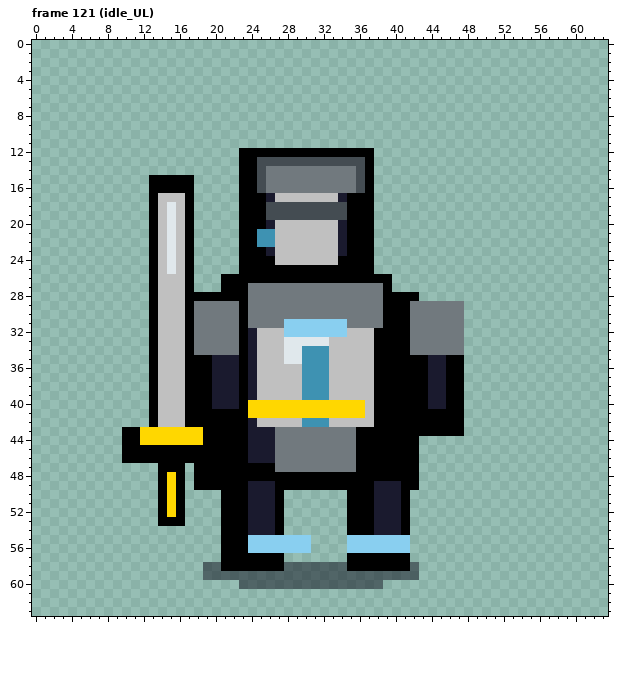
File history of a pixel-art file, assets/source/aseprite/character/ether_knight/char_ether_knight_base.aseprite. Above is the file before it was changed.
64x64 pixels, 200 frames. Shown: frame 121 (idle_UL). The commit also changed other frames, which this record leaves out.
The result:
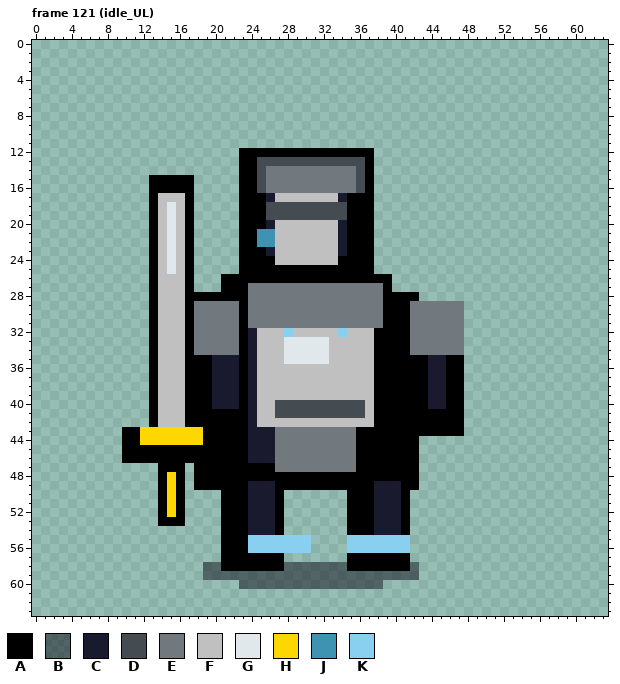
Palette (. is transparent): A #000000  B #0d0d1a80  C #1a1a2e  D #444c52  E #71797e  F #c0c0c0  G #e0e8ec  H #ffd700  J #3e92b2  K #89cff0
From the commit log: Improve ether knight back-facing armor readability
What changed:
Frame 121 (idle_UL), layer "accent":
y 31: x 28..34 KKKKKKK -> EEEEEEE
y 32: x 29..33 KKKKK -> FFFFF
y 34..35: x 30..32 JJJ -> GGG
y 36..39: x 30..32 JJJ -> FFF
y 40..41: x 24..36 HHHHHHHHHHHHH -> CFFDDDDDDDDDD
y 42: x 30..32 JJJ -> FFF
Pixel boxes of the changes (left, top, right, bottom) in both pictures:
changed: (248, 319, 365, 427)
